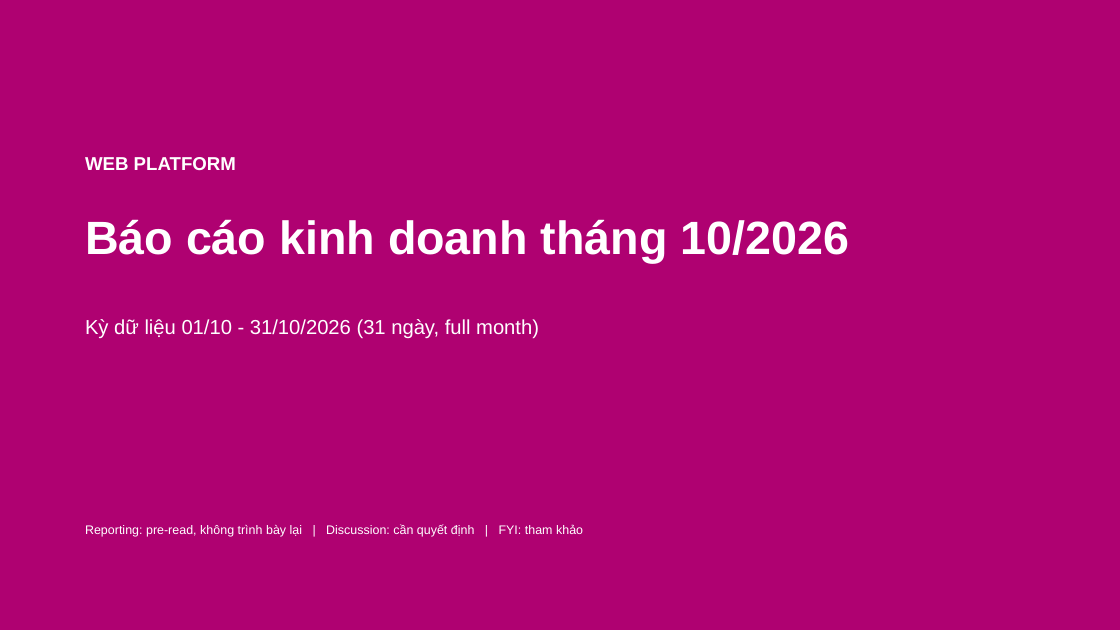
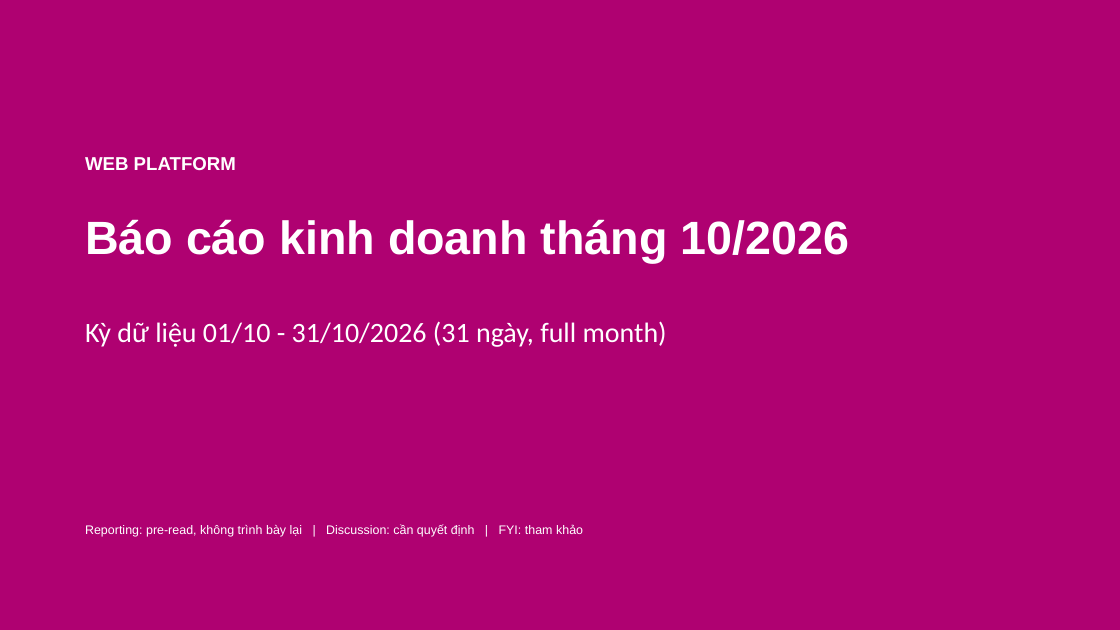
Before and after one commit to stormhoang/hienho-knowledgebase, a slide deck: slide 1 of 07_REPORTS/docs/presentations/Web_Platform_Thang_10_2026_Pyramid.pptx. Drawn at 1120x630 pixels with LibreOffice and Linux fonts; fonts in the diff are those of the drawing. Boxes give left, top, right and bottom in pixels: in the first picture for what was removed or moved away, otherwise in the second. Text is boxed around its words. In the diff, an @@ line names an element or a change of style, - is before the commit and + after.

```diff
--- a/07_REPORTS/docs/presentations/Web_Platform_Thang_10_2026_Pyramid.pptx
+++ b/07_REPORTS/docs/presentations/Web_Platform_Thang_10_2026_Pyramid.pptx
@@ text "Kỳ dữ liệu 01/10 - ..." at bbox=[85, 321, 667, 347]: size 13 to 18 pt, font Arial to Calibri; less space between paragraphs @@
```
Also in this commit, not shown: 6 other slides changed, 1 other file.
